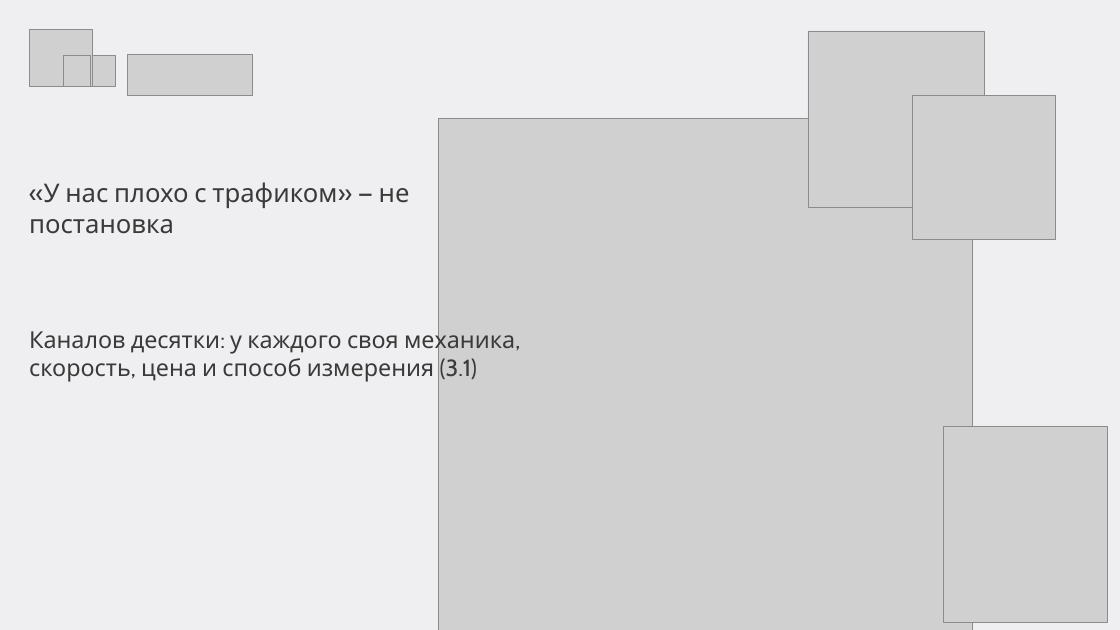
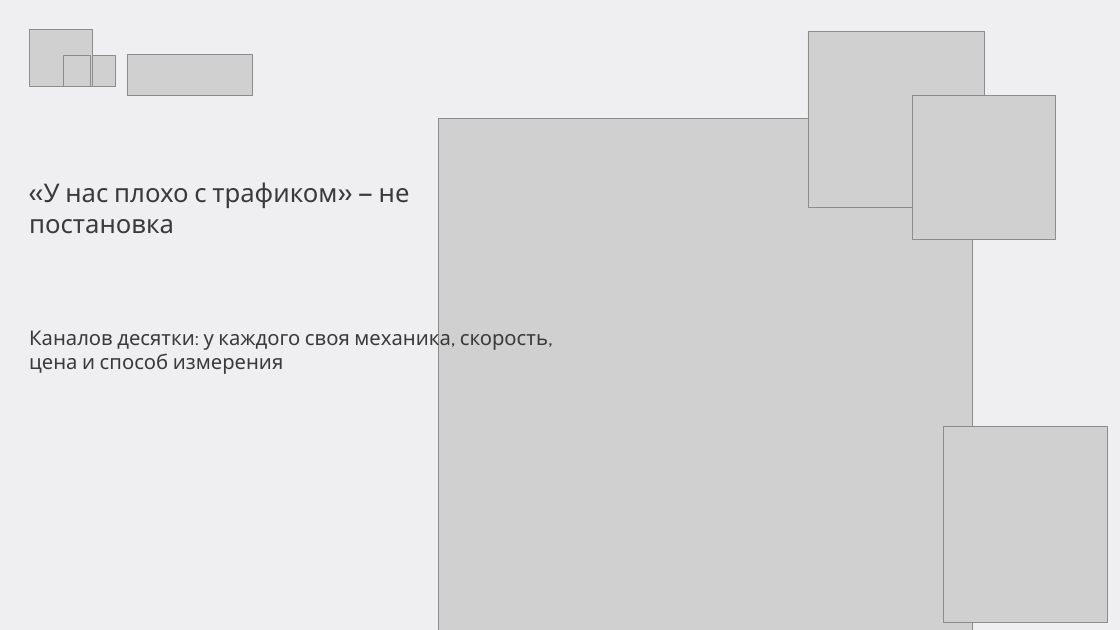
Before and after one commit to gavnukkk97/analytics-lectures, a slide deck: slide 2 of Драфт/маркетинговая-аналитика/presentations/Лекция 03 — Каналы и атрибуция (модули 3–4).pptx. Drawn at 1120x630 pixels with LibreOffice and Linux fonts; fonts in the diff are those of the drawing; grey boxes stand for pictures; background and template pictures are left out. Boxes give left, top, right and bottom in pixels: in the first picture for what was removed or moved away, otherwise in the second. Text is boxed around its words. In the diff, an @@ line names an element or a change of style, - is before the commit and + after.

```diff
--- a/Драфт/маркетинговая-аналитика/presentations/Лекция 03 — Каналы и атрибуция (модули 3–4).pptx
+++ b/Драфт/маркетинговая-аналитика/presentations/Лекция 03 — Каналы и атрибуция (модули 3–4).pptx
@@ text at <box>29,326,548,374</box>: text changed; size 30 to 26 pt @@
-Каналов десятки: у каждого своя механика, скорость, цена и способ измерения (3.1)
+Каналов десятки: у каждого своя механика, скорость, цена и способ измерения
```
Also in this commit, not shown: 24 other slides changed, 33 slides added, 10 slides removed, 24 other files.
